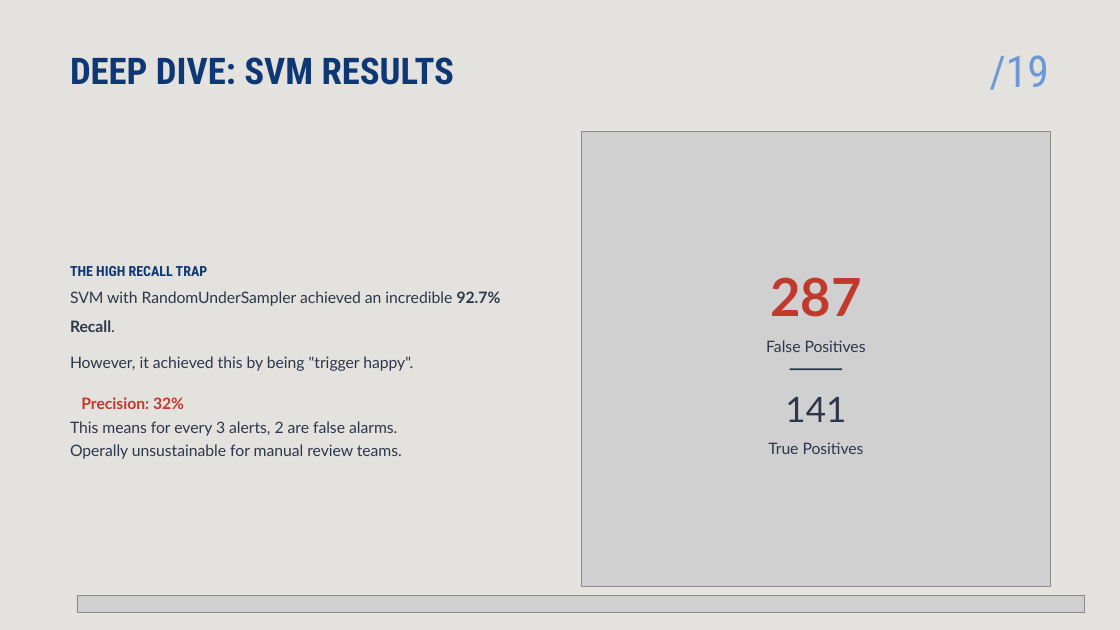
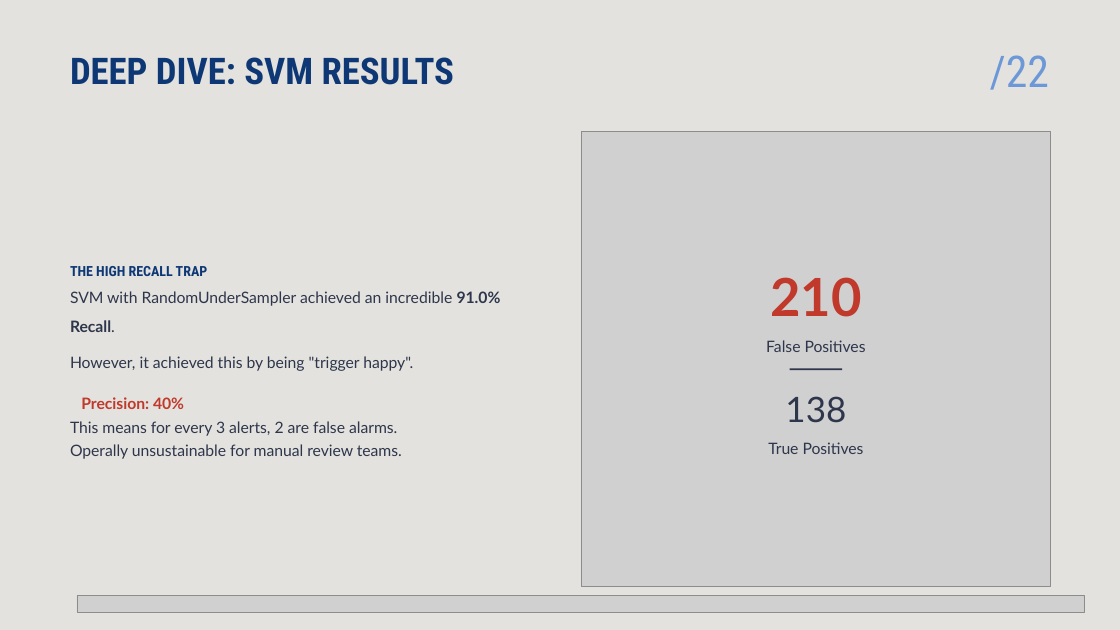
Before and after one commit to Ali-Tharwat/fraud_detection_project, a slide deck: slide 23 of reports/presentation.pptx (slide 21 before the commit). Drawn at 1120x630 pixels with LibreOffice and Linux fonts; fonts in the diff are those of the drawing; grey boxes stand for pictures; background and template pictures are left out. Boxes give left, top, right and bottom in pixels: in the first picture for what was removed or moved away, otherwise in the second. Text is boxed around its words. In the diff, an @@ line names an element or a change of style, - is before the commit and + after.

```diff
--- a/reports/presentation.pptx
+++ b/reports/presentation.pptx
@@ text at [990, 55, 1049, 90]: text changed @@
-/19
+/22
@@ text at [70, 291, 501, 332]: text changed @@
-SVM with RandomUnderSampler achieved an incredible 92.7% Recall.
+SVM with RandomUnderSampler achieved an incredible 91.0% Recall.
@@ text at [770, 277, 861, 317]: text changed @@
-287
+210
@@ text at [81, 397, 184, 409]: text changed @@
-Precision: 32%
+Precision: 40%
@@ text at [785, 396, 846, 423]: text changed @@
-141
+138
```
Also in this commit, not shown: 20 other slides changed, 5 slides added, 1 slide removed, 1 other file.
